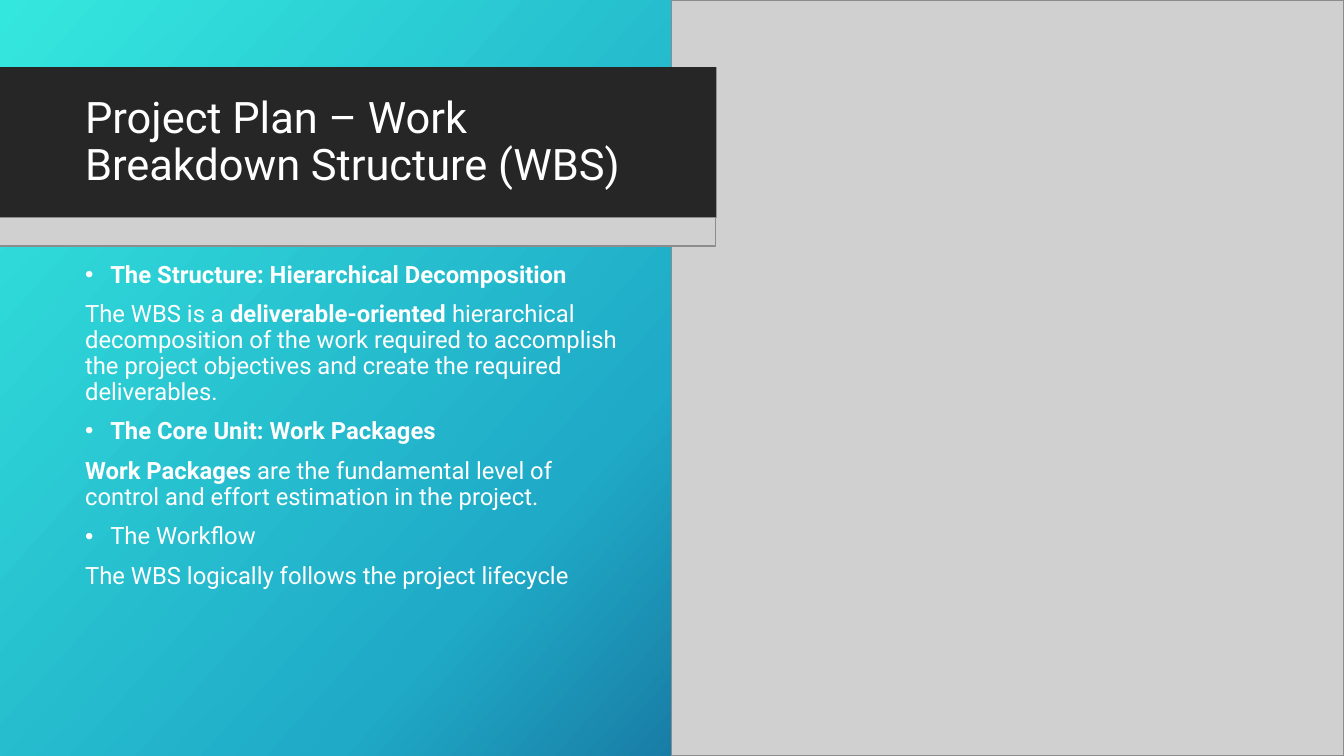
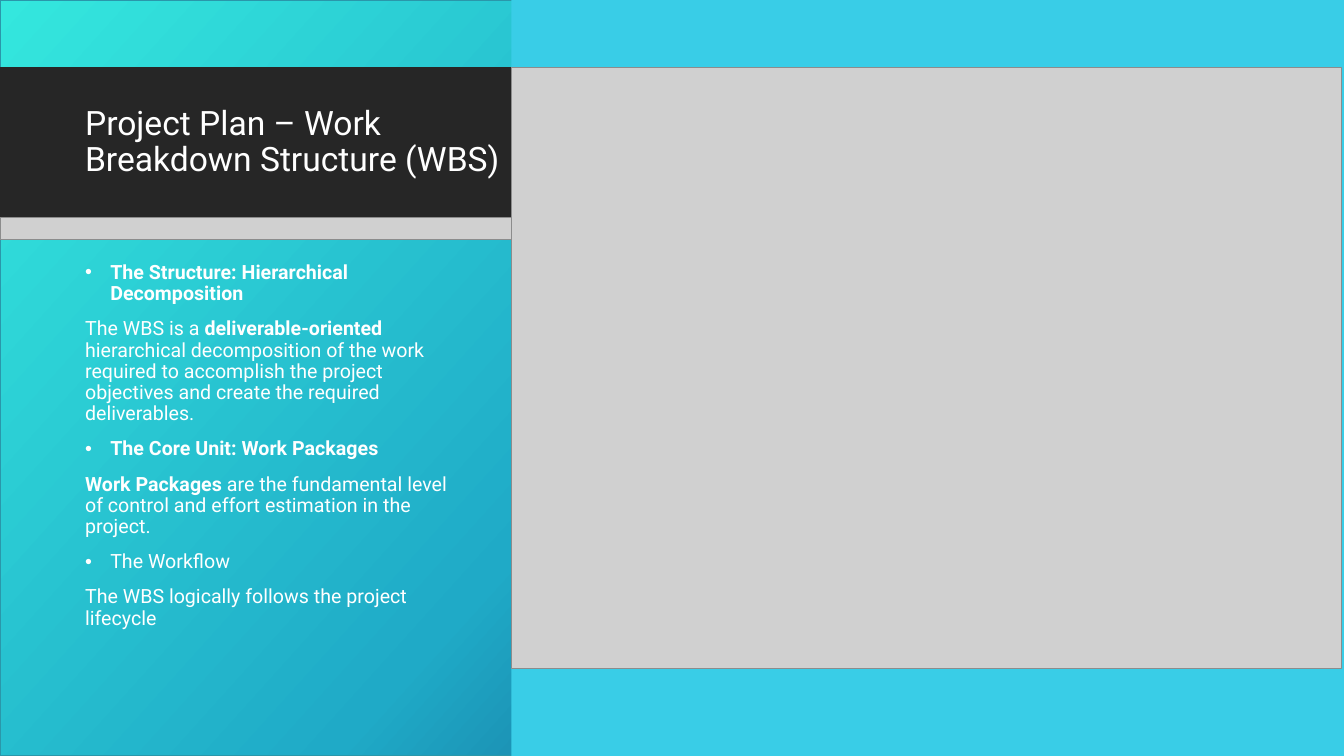
Before and after one commit to c3026923/south-yorkshire-bus-journey-planner, a slide deck: slide 8 of SY Bus Journey Planner Presentation.pptx. Drawn at 1344x756 pixels with LibreOffice and Linux fonts; fonts in the diff are those of the drawing; grey boxes stand for pictures; background and template pictures are left out. Boxes give left, top, right and bottom in pixels: in the first picture for what was removed or moved away, otherwise in the second. Text is boxed around its words. In the diff, an @@ line names an element or a change of style, - is before the commit and + after.

Commit message:
Made changes in the presentation to reflect: - Updated Force Field Analysis & added colours and totals for forces for change and forces against change - Updated Work Breakdown Structure to show parallels under planning, and numbered items appropriately - Specified that the product is a mobile-first application in the Project Overview, Project Objectives and option B & C of the Business Case

```diff
--- a/SY Bus Journey Planner Presentation.pptx
+++ b/SY Bus Journey Planner Presentation.pptx
@@ rectangle at [0,0,1344,756]: outline none to #2A98AB 1 pt @@
@@ rectangle added at [511,0,1344,756], fill #39CDE7 @@
@@ rectangle: place and size @@
-rectangle at [0,68,717,219]
+rectangle at [0,68,546,219]
@@ title "Project Plan – Work Breakdown ..." at [85,109,499,179]: size 31 to 24 pt @@
@@ picture: place and size @@
-picture at [673,0,1344,756]
+picture at [511,68,1341,669]
@@ picture: place and size @@
-picture at [0,217,716,246]
+picture at [0,217,546,239]
@@ text "The Structure: Hierarchical Decomposition" at [85,264,447,629]: size 17 to 14 pt @@
```
Also in this commit, not shown: 3 other slides changed.
